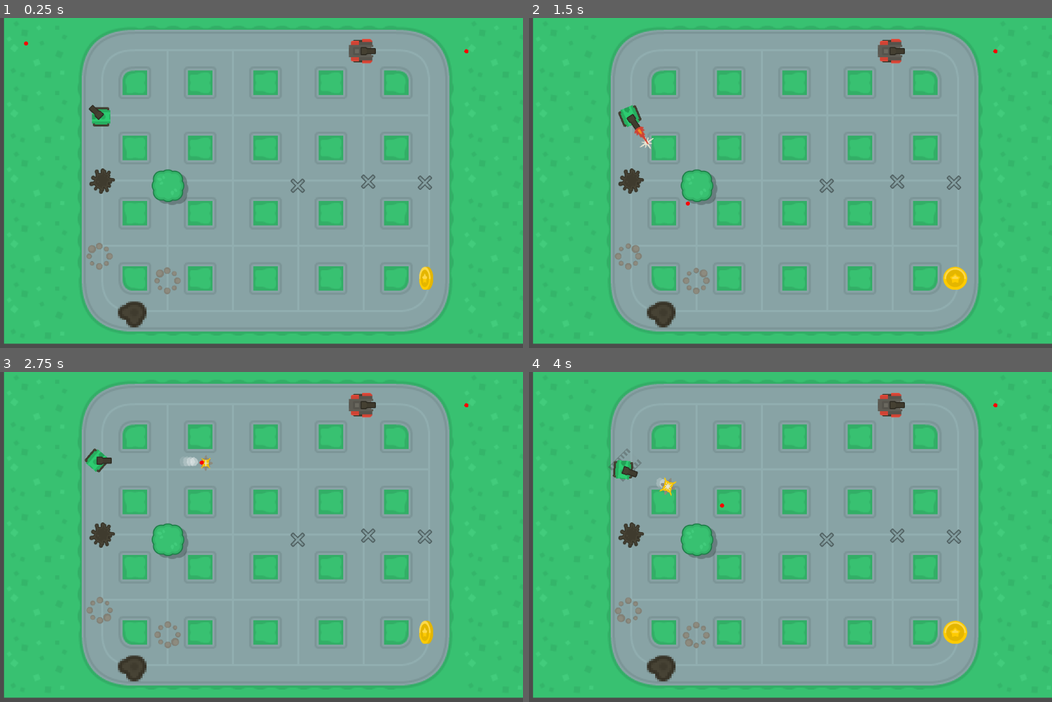
Above: before the commit, frames 1-4 (two rows, left to right).
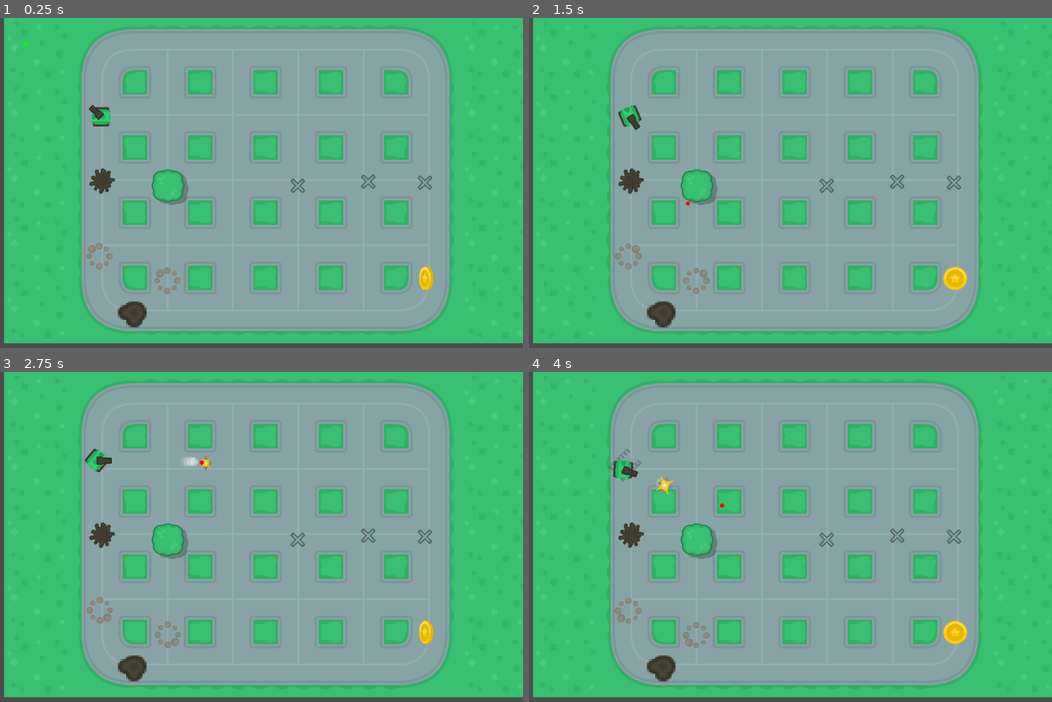
Above: after the commit, the same moments.

Repository: soapmactavish23/rogue_tank
Game: Godot game, scene res://scenes/game.tscn
Same seed, same stepped clock (60 frames per second), same inputs: the game is played once before the commit and once after it.
Inputs (mouse positions are in pixels of both pictures, inside the frame that each line leads up to):
- Up to frame 1 (0.25 s): no input
- Up to frame 2 (1.5 s): move the mouse to (905, 166) at 0.52 s; hold Right (ui_right) 0.53-1.28 s; tap Space (ui_shoot) at 0.6, 1.35 s; move the mouse to (685, 199) at 1.27 s; hold Down (ui_down) from 1.28 s (still down)
- Up to frame 3 (2.75 s): move the mouse to (313, 464) at 2.02 s; release Down (ui_down) at 2.03 s; hold Right (ui_right) from 2.03 s (still down); tap Space (ui_shoot) at 2.1 s
- Up to frame 4 (4 s): move the mouse to (764, 603) at 2.77 s; release Right (ui_right) at 2.78 s; hold Up (ui_up) 2.78-3.53 s; tap Space (ui_shoot) at 2.85, 3.6 s; move the mouse to (947, 586) at 3.52 s; hold Left (ui_left) from 3.53 s (still down)

The runs differ from the first frame. In frame 1, 1.4% of the frame differs, in the area x 0-100%, y 3-99%; in frame 2, 1.5%; in frame 3, 1.4%; in frame 4, 1.5%.

Commit message:
36 - Indicador de munição carregada e animação da torreta

Diff:
--- a/scenes/barrel.tscn
+++ b/scenes/barrel.tscn
@@ -1,10 +1,11 @@
-[gd_scene load_steps=8 format=2]
+[gd_scene load_steps=9 format=2]
 
 [ext_resource path="res://sprites/tankDark_barrel1_outline.png" type="Texture" id=1]
 [ext_resource path="res://sprites/shotRed.png" type="Texture" id=2]
 [ext_resource path="res://sprites/shotLarge.png" type="Texture" id=3]
 [ext_resource path="res://sprites/shotOrange.png" type="Texture" id=4]
 [ext_resource path="res://samples/shoot.wav" type="AudioStream" id=5]
+[ext_resource path="res://scripts/sight.gd" type="Script" id=6]
 
 [sub_resource type="Animation" id=1]
 
@@ -49,14 +50,28 @@
 "values": [ true, false ]
 }
 
-[sub_resource type="GDScript" id=2]
+[sub_resource type="Animation" id=2]
 
-script/source = "extends Node2D
+resource_name = "shoot"
+length = 0.4
+loop = false
+step = 0.1
+tracks/0/type = "value"
+tracks/0/path = NodePath(".:position")
+tracks/0/interp = 1
+tracks/0/loop_wrap = true
+tracks/0/imported = false
+tracks/0/enabled = true
+tracks/0/keys = {
+"times": PoolRealArray( 0, 0.4 ),
+"transitions": PoolRealArray( 1, 1 ),
+"update": 0,
+"values": [ Vector2( -5, 0 ), Vector2( 0, 0 ) ]
+}
 
-func _draw():
-	draw_circle(Vector2(), 4, Color(1, 0, 0))"
+[node name="barrel" type="Node2D"]
 
-[node name="barrel" type="Node2D" index="0"]
+_sections_unfolded = [ "Transform" ]
 
 [node name="sprite" type="Sprite" parent="." index="0"]
 
@@ -103,5 +118,15 @@
 [node name="sight" type="Node2D" parent="." index="5"]
 
 position = Vector2( 205.879, 0 )
-script = SubResource( 2 )
+script = ExtResource( 6 )
 _sections_unfolded = [ "Transform" ]
+
+[node name="barrel_anim" type="AnimationPlayer" parent="." index="6"]
+
+root_node = NodePath("..")
+autoplay = ""
+playback_process_mode = 1
+playback_default_blend_time = 0.0
+playback_speed = 1.0
+anims/shoot = SubResource( 2 )
+blend_times = [  ]
--- a/scenes/game.tscn
+++ b/scenes/game.tscn
@@ -1,15 +1,14 @@
-[gd_scene load_steps=11 format=2]
+[gd_scene load_steps=10 format=2]
 
 [ext_resource path="res://scripts/game.gd" type="Script" id=1]
 [ext_resource path="res://scenes/tank.tscn" type="PackedScene" id=2]
 [ext_resource path="res://scenes/tileset.tscn" type="PackedScene" id=3]
 [ext_resource path="res://scenes/wind.tscn" type="PackedScene" id=4]
 [ext_resource path="res://scenes/hole.tscn" type="PackedScene" id=5]
-[ext_resource path="res://scenes/enemy.tscn" type="PackedScene" id=6]
-[ext_resource path="res://scenes/treeGreen_large.tscn" type="PackedScene" id=7]
-[ext_resource path="res://scenes/coin.tscn" type="PackedScene" id=8]
-[ext_resource path="res://scenes/barricadeMetal.tscn" type="PackedScene" id=9]
-[ext_resource path="res://scenes/oilSpill_large.tscn" type="PackedScene" id=10]
+[ext_resource path="res://scenes/treeGreen_large.tscn" type="PackedScene" id=6]
+[ext_resource path="res://scenes/coin.tscn" type="PackedScene" id=7]
+[ext_resource path="res://scenes/barricadeMetal.tscn" type="PackedScene" id=8]
+[ext_resource path="res://scenes/oilSpill_large.tscn" type="PackedScene" id=9]
 
 [node name="game" type="Node"]
 
@@ -21,7 +20,7 @@
 
 [node name="tileset" parent="." index="1" instance=ExtResource( 3 )]
 
-position = Vector2( 7.646, -0.691833 )
+position = Vector2( 7.646, -1.59433 )
 z_index = -1
 _sections_unfolded = [ "Visibility", "Z Index" ]
 
@@ -39,34 +38,29 @@
 position = Vector2( -68.4673, 65.7585 )
 scale = Vector2( 3.98402, 3.64938 )
 
-[node name="enemy" parent="." index="4" instance=ExtResource( 6 )]
-
-position = Vector2( 707.438, 65.4256 )
-collision_layer = 13
-
-[node name="treeGreen_large" parent="." index="5" instance=ExtResource( 7 )]
+[node name="treeGreen_large" parent="." index="4" instance=ExtResource( 6 )]
 
 position = Vector2( 329.357, 329.459 )
 
-[node name="coin" parent="." index="6" instance=ExtResource( 8 )]
+[node name="coin" parent="." index="5" instance=ExtResource( 7 )]
 
 position = Vector2( 834.471, 510.886 )
 scale = Vector2( 0.55459, 0.536471 )
 _sections_unfolded = [ "Collision" ]
 
-[node name="barricadeMetal" parent="." index="7" instance=ExtResource( 9 )]
+[node name="barricadeMetal" parent="." index="6" instance=ExtResource( 8 )]
 
 position = Vector2( 720.508, 321.063 )
 
-[node name="barricadeMetal2" parent="." index="8" instance=ExtResource( 9 )]
+[node name="barricadeMetal2" parent="." index="7" instance=ExtResource( 8 )]
 
 position = Vector2( 832.052, 322.571 )
 
-[node name="barricadeMetal3" parent="." index="9" instance=ExtResource( 9 )]
+[node name="barricadeMetal3" parent="." index="8" instance=ExtResource( 8 )]
 
 position = Vector2( 583.341, 328.6 )
 
-[node name="oilSpill_large" parent="." index="10" instance=ExtResource( 10 )]
+[node name="oilSpill_large" parent="." index="9" instance=ExtResource( 9 )]
 
 position = Vector2( 200.476, 319.556 )
 _sections_unfolded = [ "Collision", "Z Index" ]
--- a/scenes/tank.tscn
+++ b/scenes/tank.tscn
@@ -4,7 +4,7 @@
 [ext_resource path="res://sprites/tankBody_green.png" type="Texture" id=2]
 [ext_resource path="res://scenes/barrel.tscn" type="PackedScene" id=3]
 
-[node name="Tank" type="KinematicBody2D" groups=[
+[node name="Tank" type="KinematicBody2D" index="0" groups=[
 "player",
 ]]
 
@@ -33,4 +33,11 @@
 
 [node name="barrel" parent="." index="2" instance=ExtResource( 3 )]
 
-_sections_unfolded = [ "Transform" ]
+[node name="timer_reload" type="Timer" parent="." index="3"]
+
+process_mode = 0
+wait_time = 1.0
+one_shot = true
+autostart = false
+
+[connection signal="timeout" from="timer_reload" to="." method="_on_timer_reload_timeout"]
--- /dev/null
+++ b/scripts/sight.gd
@@ -0,0 +1,10 @@
+extends Node2D
+
+func _draw():
+
+	var color = Color(1, 0, 0)
+
+	if $"../../".loaded:
+		color = Color(0, 1, 0)
+
+	draw_circle(Vector2(), 4, color)
--- a/scripts/tank.gd
+++ b/scripts/tank.gd
@@ -7,6 +7,7 @@
 
 var acell = 0
 var travel = 0
+var loaded = true
 var BULLET_TANK_GROUP = "bullet-" + str(self)
 
 var pre_bullet = preload("res://scenes/bullet.tscn")
@@ -52,18 +53,20 @@
 		vel_mod = .3
 
 
-	if Input.is_action_just_pressed(("ui_shoot")):
-		if get_tree().get_nodes_in_group(BULLET_TANK_GROUP).size() < 6:
-			var bullet = pre_bullet.instance()
-			bullet.global_position = $barrel/muzzle.global_position
-			$barrel/fx.play()
+	if Input.is_action_just_pressed(("ui_shoot")) and loaded:
+		var bullet = pre_bullet.instance()
+		bullet.global_position = $barrel/muzzle.global_position
+		$barrel/fx.play()
 
-			bullet.dir = Vector2(cos($barrel.global_rotation), sin($barrel.global_rotation)).normalized()
-			bullet.add_to_group(BULLET_TANK_GROUP)
-			bullet.max_dist = $barrel/sight.position.x - $barrel/muzzle.position.x
-			$"../".add_child(bullet)
-			$barrel/anim.play("fire")
-			get_parent().add_child(bullet)
+		bullet.dir = Vector2(cos($barrel.global_rotation), sin($barrel.global_rotation)).normalized()
+		bullet.add_to_group(BULLET_TANK_GROUP)
+		bullet.max_dist = $barrel/sight.position.x - $barrel/muzzle.position.x
+		get_parent().add_child(bullet)
+		$barrel/anim.play("fire")
+		loaded = false
+		$barrel/sight.update()
+		$timer_reload.start()
+		$barrel/barrel_anim.play("shoot")
 
 	var rot = 0
 	var dir = 0
@@ -113,3 +116,7 @@
 	barrel = val
 	if Engine.editor_hint:
 		update()
+
+func _on_timer_reload_timeout():
+	loaded = true
+	$barrel/sight.update()
